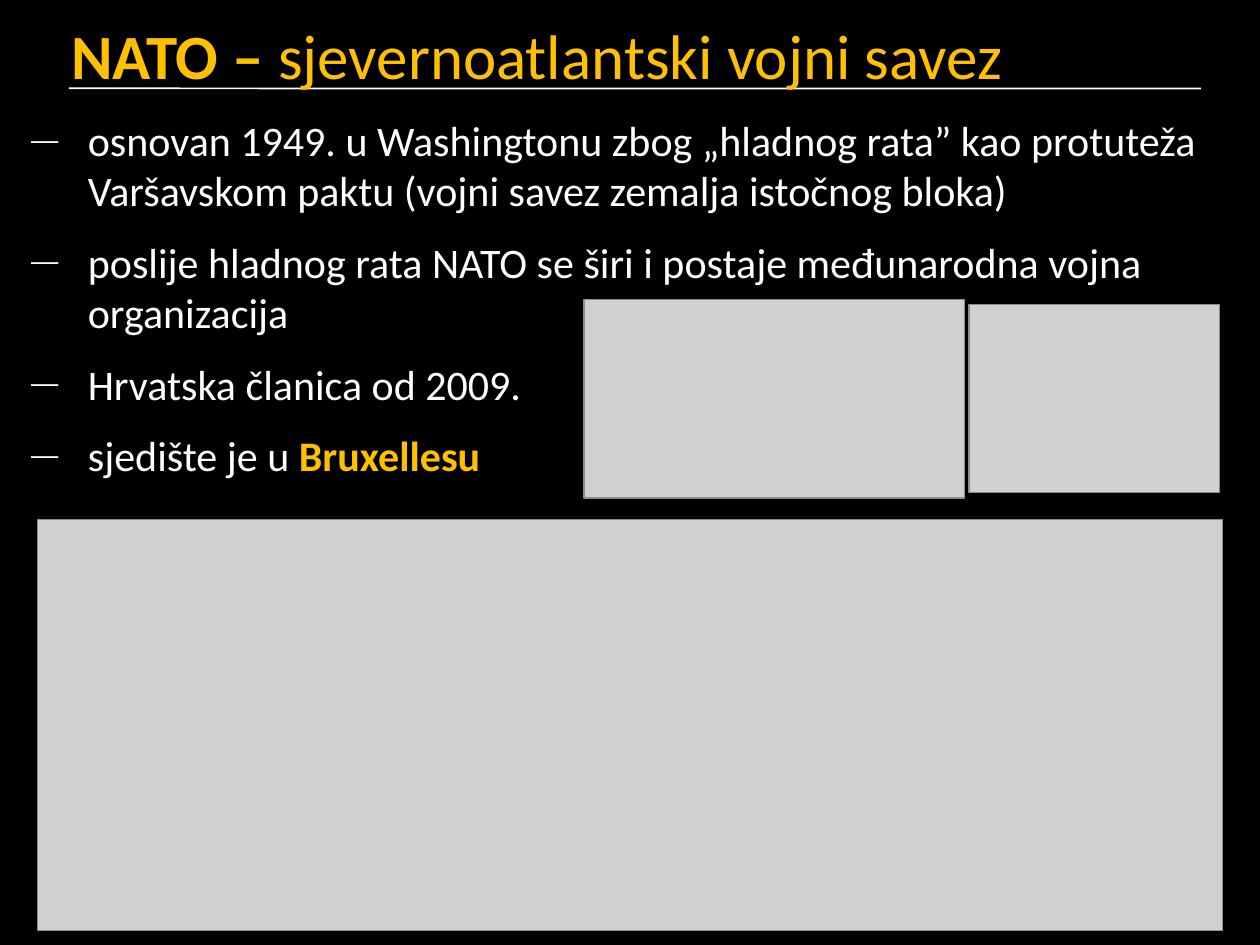
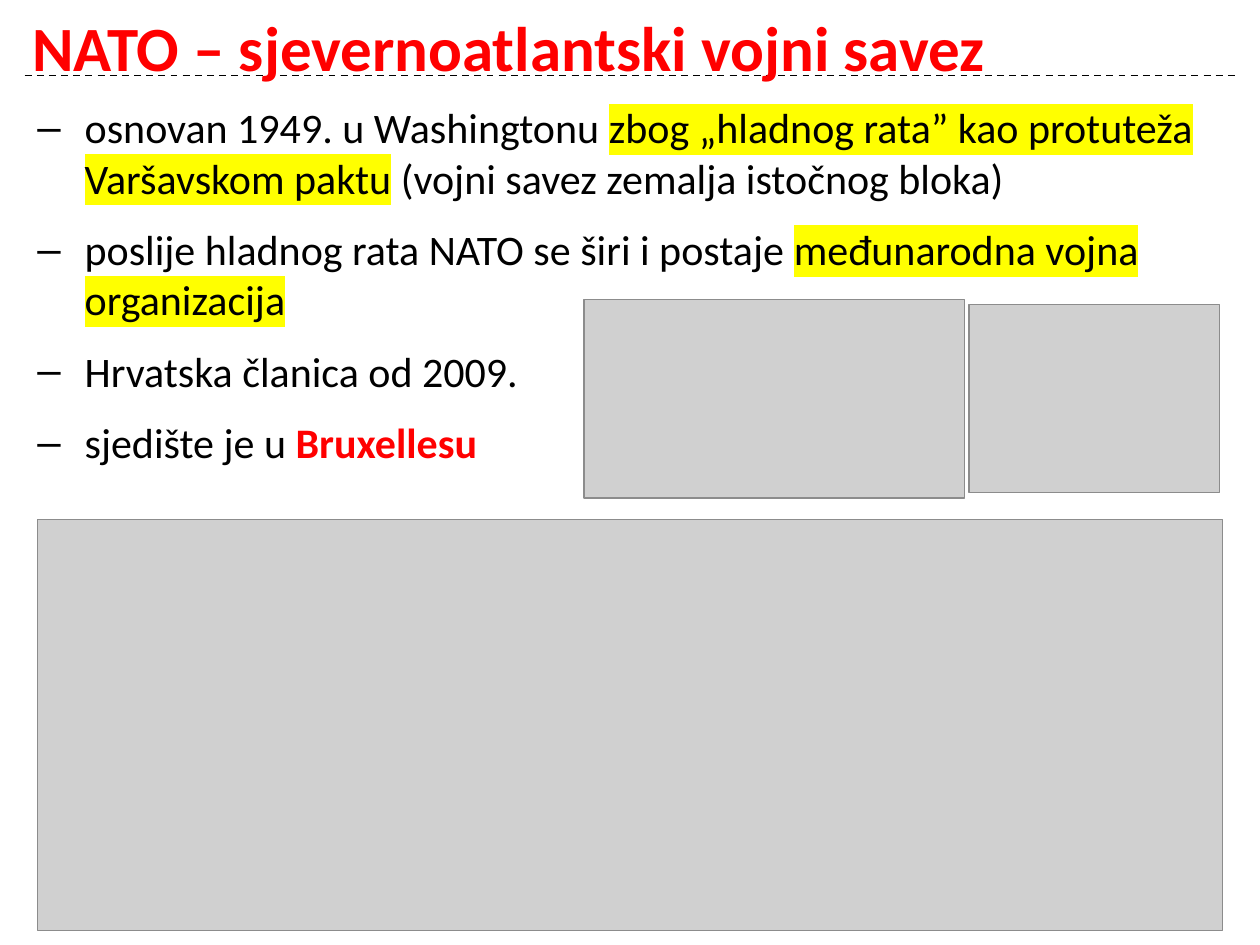
Before and after one commit to cornx/print, a slide deck: slide 8 of data/geografija/prezentacije/M2_001_RH_u_svjetskim_i_europskim_integracijama.pptx (slide 11 before the commit). Drawn at 1260x945 pixels with LibreOffice and Linux fonts; fonts in the diff are those of the drawing; grey boxes stand for pictures. Boxes give left, top, right and bottom in pixels: in the first picture for what was removed or moved away, otherwise in the second. Text is boxed around its words. In the diff, an @@ line names an element or a change of style, - is before the commit and + after.

```diff
--- a/data/geografija/prezentacije/M2_001_RH_u_svjetskim_i_europskim_integracijama.pptx
+++ b/data/geografija/prezentacije/M2_001_RH_u_svjetskim_i_europskim_integracijama.pptx
@@ background #000000 to #FFFFFF @@
@@ title "NATO – sjevernoatlantski vojni savez": place and size @@
-title "NATO – sjevernoatlantski vojni savez" at (71,35,1002,90)
+title "NATO – sjevernoatlantski vojni savez" at (32,26,985,82)
@@ title "NATO – sjevernoatlantski vojni savez" at (32,26,985,82): text colour #FFC000 to #FF0000; bold on in "sjevernoatlantski vojni savez"; vertical alignment top to middle @@
@@ line moved from (69, 88) - (1201, 88) to (25, 76) - (1235, 76) @@
@@ line (25, 76) - (1235, 76): stroke #FFFFFF 1 pt to #000000 1 pt dashed @@
@@ text "osnovan 1949. u Washingtonu zbog ...": place and size @@
-text "osnovan 1949. u Washingtonu zbog ..." at (88,126,1195,479)
+text "osnovan 1949. u Washingtonu zbog ..." at (85,113,1192,466)
@@ text "osnovan 1949. u Washingtonu zbog ..." at (85,113,1192,466): text colour #FFFFFF to #000000; highlight none to #FFFF00 in "zbog „hladnog rata” kao protuteža Varšavskom paktu", "međunarodna vojna organizacija"; text colour #FFC000 to #FF0000 in "Bruxellesu"; bullet — to – @@
```
Also in this commit, not shown: 9 other slides changed, 4 slides added, 6 slides removed, 1 other file.
